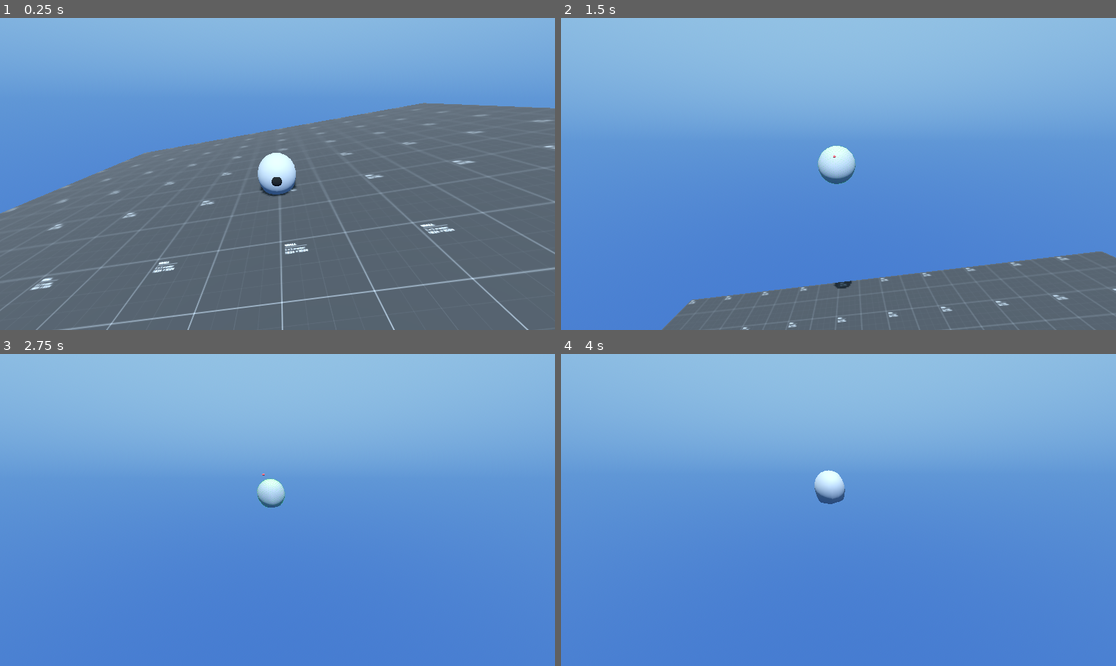
Above: before the commit, frames 1-4 (two rows, left to right).
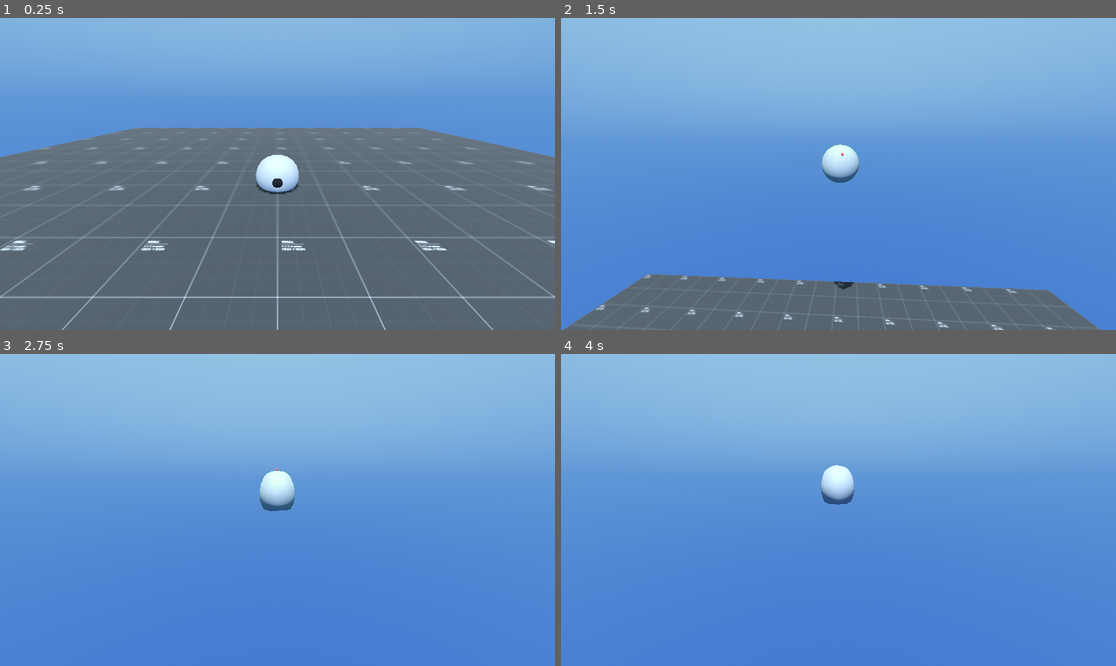
Above: after the commit, the same moments.

Repository: SlyZ1/Physics-Based-Bodies
Game: Godot game, scene res://scene/simple_squishy.tscn
Same seed, same stepped clock (60 frames per second), same inputs: the game is played once before the commit and once after it.
Inputs (mouse positions are in pixels of both pictures, inside the frame that each line leads up to):
- Up to frame 1 (0.25 s): no input
- Up to frame 2 (1.5 s): move the mouse to (866, 174) at 0.52 s; hold W (forward) from 0.53 s (still down); tap G (gizmos) at 0.6 s; tap Space (jump) at 0.77 s; move the mouse to (810, 174) at 1.27 s; tap Shift (shift) at 1.35 s
- Up to frame 3 (2.75 s): keep holding W (forward); tap Space (jump) at 1.52 s; move the mouse to (288, 503) at 2.02 s; hold Z from 2.03 s (still down)
- Up to frame 4 (4 s): keep holding W (forward); move the mouse to (832, 516) at 2.77 s; release Z at 2.78 s; tap Q at 2.85 s; tap Space (jump) at 3.02, 3.77 s; move the mouse to (877, 513) at 3.52 s; tap G (gizmos) at 3.6 s

The runs differ from the first frame. In frame 1, 13% of the frame differs, in the area x 0-100%, y 27-100%; in frame 2, 8.6%; in frame 3, 0.5%; in frame 4, 0.5%.

Commit message:
Changed rebound algorithm

Diff:
--- a/squishy-game/scene/simple_squishy.tscn
+++ b/squishy-game/scene/simple_squishy.tscn
@@ -45,7 +45,7 @@
 [node name="SimpleSquishy" type="Node3D"]
 
 [node name="Ground" type="MeshInstance3D" parent="."]
-transform = Transform3D(9.84808, -1.73648, 0, 1.73648, 9.84808, 0, 0, 0, 10, 0, -0.3, 0)
+transform = Transform3D(10, 0, 0, 0, 10, 0, 0, 0, 10, 0, -0.3, 0)
 mesh = SubResource("PlaneMesh_nkany")
 surface_material_override/0 = SubResource("StandardMaterial3D_au4dg")
 
@@ -71,8 +71,8 @@
 center_damping = 4.0
 aero_factor = 10.0
 cp_back = 0.5
-energy_abs = 0.164
-squish_factor = 1.0
+energy_abs = 0.457
+squish_factor = 0.583
 max_velocity = 15.0
 smooth_factor = 1.0
 
--- a/squishy-game/scripts/cpu/squish_body/eye.gd
+++ b/squishy-game/scripts/cpu/squish_body/eye.gd
@@ -8,7 +8,7 @@
 
 func _process(delta: float) -> void:
 	var offset: Vector3 = (global_position - center).normalized()
-	center = squishy.global_transform * squishy.pos_center
+	center = squishy.global_transform * squishy.get_real_center()
 	var new_offset: Vector3 = offset.slerp(last_dir, 8 * delta)
 	var v_index: int = squishy.get_vertex_in_dir(squishy.global_transform.basis.transposed() * new_offset)
 	var vertex: Vector3 = squishy.pos[v_index]
--- a/squishy-game/scripts/cpu/squish_body/simple_squishy.gd
+++ b/squishy-game/scripts/cpu/squish_body/simple_squishy.gd
@@ -51,6 +51,8 @@
 var squeleton: Array[Node3D] = []
 var neighbours: Array
 
+var bounce_force: Vector3
+
 func add_glob_acc(acc: Vector3) -> void:
 	glob_acc += acc
 
@@ -139,11 +141,6 @@
 
 func _compute_glob_vel(dt: float) -> Vector3:
 	var vel: Vector3 = glob_acc * dt
-	if is_colliding:
-		var u = anchor_vel.normalized()
-		var dot_vel: float = u.dot(glob_vel + vel * 2 * anchor_vel.length() / dt)
-		vel -= u * min(dot_vel, 0) * (2 - energy_abs)
-		vel += 0.01 * anchor_vel
 	return vel
 
 
@@ -200,6 +197,7 @@
 		loc_acc[i] += - resistance + center_spring + aero_force * dt
 		loc_vel[i] += loc_acc[i] * dt
 		pos[i] += loc_vel[i] * dt + anch_spring_vel[i] * dt
+		pos[i] = pos_center + (pos[i] - pos_center).normalized() * max((pos[i] - pos_center).length(), radius / 2)
 		loc_acc[i] *= 0
 	glob_acc *= 0
 
@@ -207,7 +205,7 @@
 	var inverse_transform = global_transform.inverse()
 	var zero_world: Vector3 = inverse_transform * Vector3.ZERO
 	var ground_up: Vector3 = (global_transform.basis.transposed() * ground_node.global_basis.y).normalized()
-	var ground_pos: float = (inverse_transform * ground_node.global_position).dot(ground_up)
+	var ground_pos: float = (inverse_transform * ground_node.global_position).dot(ground_up) + 1e-2
 	is_colliding = false
 	for i in range(N):
 		var v_pos: float = pos[i].dot(ground_up)
@@ -216,11 +214,26 @@
 			loc_vel[i] -= ground_up * ground_up.dot(loc_vel[i])
 			is_colliding = true
 
+			var anchor_offset: Vector3 = anchor_point_arr[i] - pos[i]
+			var anchor_spring: Vector3 = k/m * anchor_offset
+
+			var normal: Vector3 = (pos[i] - pos_center)
+			var dist_to_center: float = normal.length()
+			if dist_to_center > 1e-6: normal /= dist_to_center
+			var angle: float = normal.angle_to(anchor_point_arr[i])
+			var center_spring: Vector3 = k/m * normal * (radius - dist_to_center)
+
+			var dot_prod: float = ground_up.dot(anchor_spring + center_spring)
+			glob_vel -= ground_up * min(dot_prod, 0) * (1 + 1.5 * (1 - energy_abs)) * dt / N
+
 func _recenter(dt: float, old_pos_center) -> void:
 	pos_center = MeshUtils.get_center(pos)
 	if !is_colliding:
 		return
 	anchor_vel = pos_center - old_pos_center
+	for i in range(N):
+		anchor_point_arr[i] += anchor_vel
+	squeleton_center += anchor_vel
 
 func _handle_gizmos() -> void:
 	if center_gizmo.get_parent_node_3d().visible:
